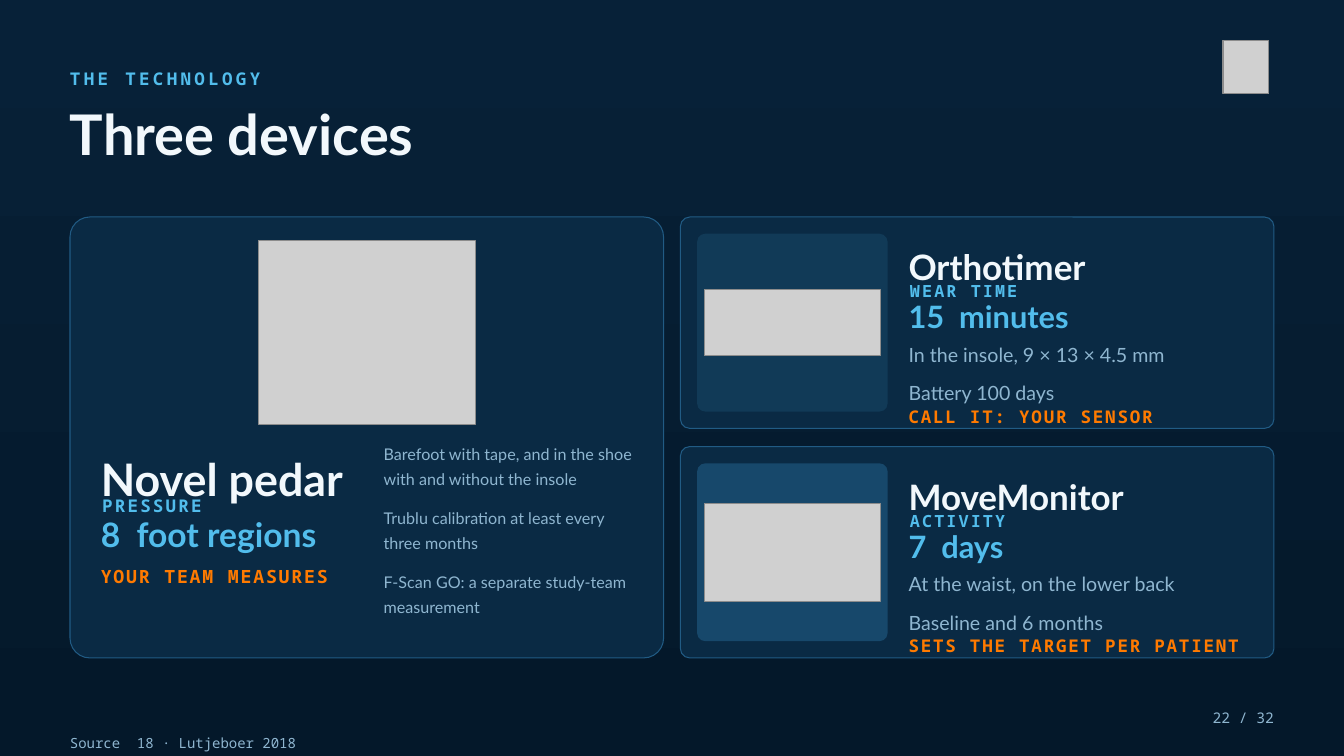
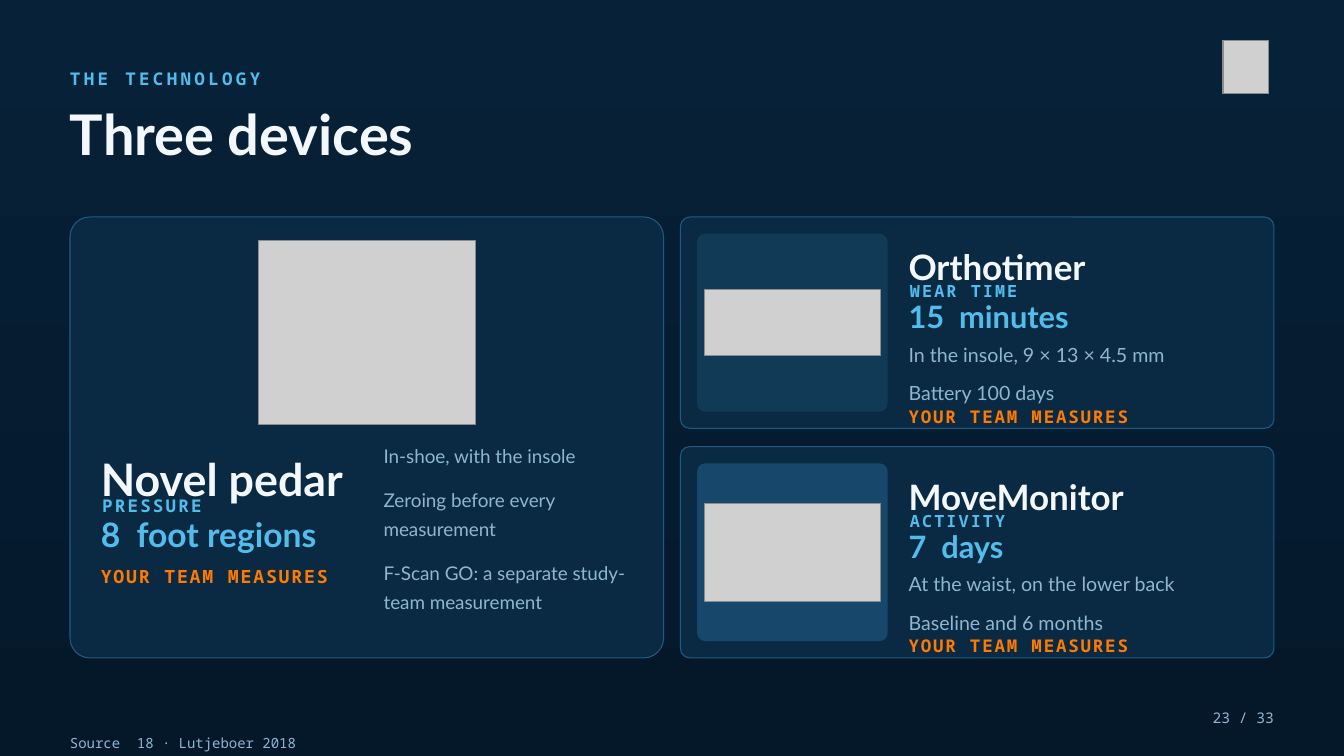
Before and after one commit to Dellfs/paradise-project, a slide deck: slide 23 of PARADISE_presentatie/PARADISE_congres.pptx (slide 22 before the commit). Drawn at 1344x756 pixels with LibreOffice and Linux fonts; fonts in the diff are those of the drawing; grey boxes stand for pictures. Boxes give left, top, right and bottom in pixels: in the first picture for what was removed or moved away, otherwise in the second. Text is boxed around its words. In the diff, an @@ line names an element or a change of style, - is before the commit and + after.

```diff
--- a/PARADISE_presentatie/PARADISE_congres.pptx
+++ b/PARADISE_presentatie/PARADISE_congres.pptx
@@ text at [909,410,1128,423]: text changed @@
-CALL IT: YOUR SENSOR
+YOUR TEAM MEASURES
@@ text at [384,449,575,536]: text changed; size 11.5 to 13.5 pt @@
-Barefoot with tape, and in the shoe with and without the insole
-Trublu calibration at least every three months
+In-shoe, with the insole
+Zeroing before every measurement
@@ text at [384,566,626,609]: size 11.5 to 13.5 pt in "F-Scan GO: a separate study-team measurement" @@
@@ text at [909,639,1128,658]: text changed @@
-SETS THE TARGET PER PATIENT
+YOUR TEAM MEASURES
@@ text at [1213,712,1274,723]: text changed @@
-22 / 32
+23 / 33
```
Also in this commit, not shown: 29 other slides changed, 2 slides added, 1 slide removed, 25 other files.
